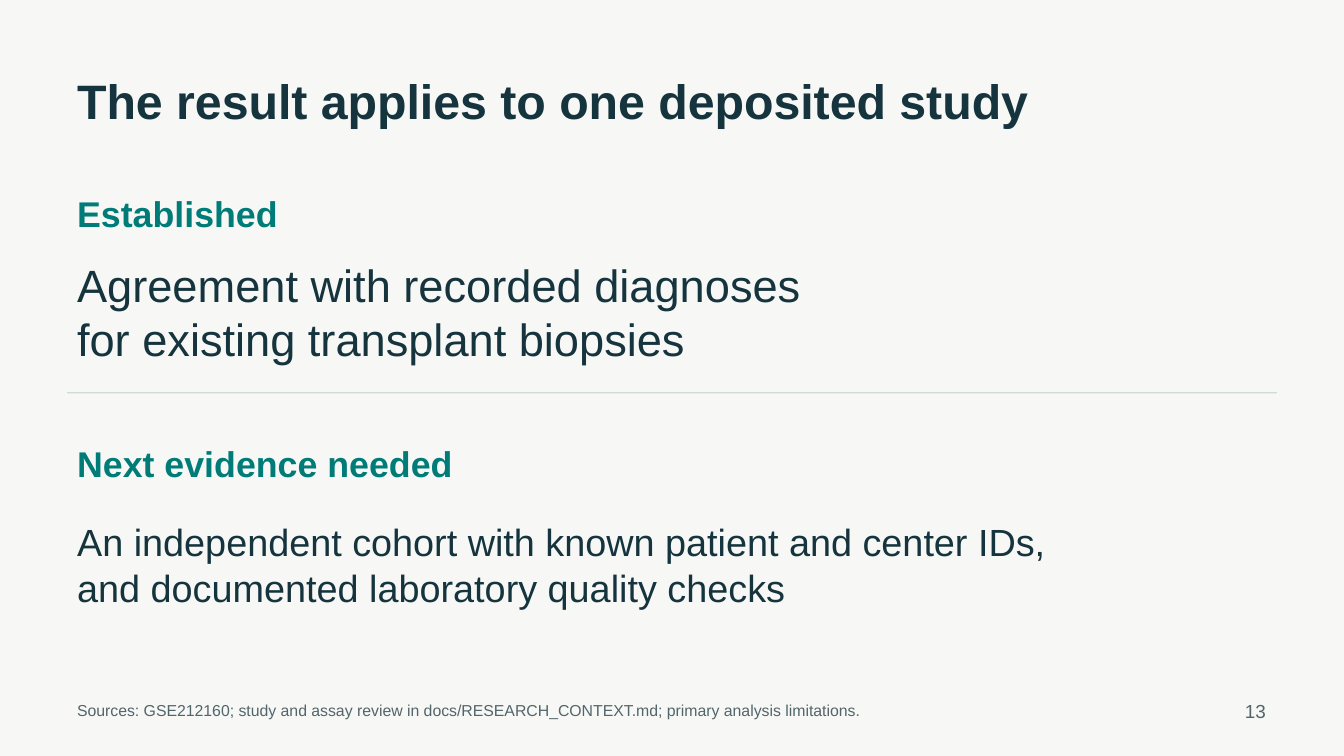
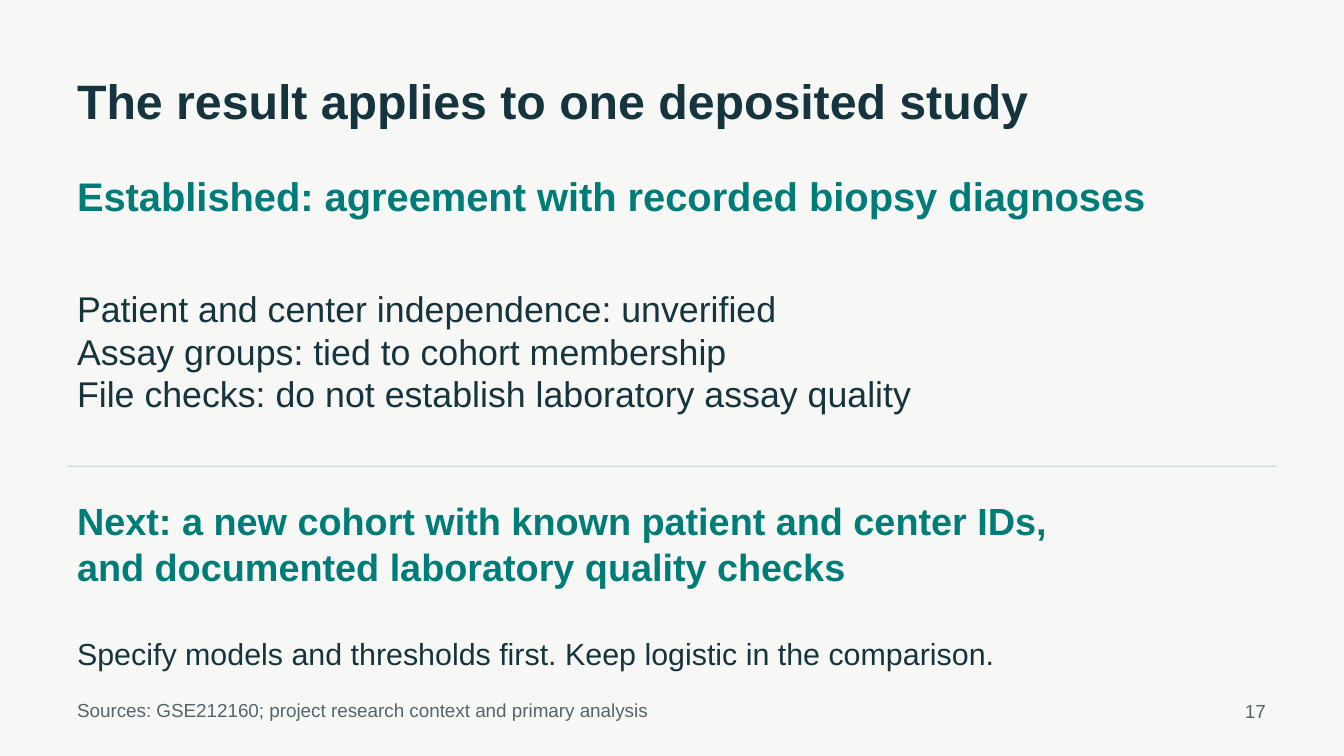
Before and after one commit to ca34525/Kidney-Biopsy-Rejection-Classifier, a slide deck: slide 17 of presentation/unos_kidney_biopsy.pptx (slide 13 before the commit). Drawn at 1344x756 pixels with LibreOffice and Linux fonts; fonts in the diff are those of the drawing. Boxes give left, top, right and bottom in pixels: in the first picture for what was removed or moved away, otherwise in the second. Text is boxed around its words. In the diff, an @@ line names an element or a change of style, - is before the commit and + after.

Commit message:
Align presentation slides with the speaking script

```diff
--- a/presentation/unos_kidney_biopsy.pptx
+++ b/presentation/unos_kidney_biopsy.pptx
@@ text at [77, 182, 1145, 219]: text changed; size 25.5 to 28.5 pt @@
-Established
+Established: agreement with recorded biopsy diagnoses
@@ text at [77, 296, 911, 415]: text changed; size 32.2 to 25.5 pt @@
-Agreement with recorded diagnoses
-for existing transplant biopsies
+Patient and center independence: unverified
+Assay groups: tied to cohort membership
+File checks: do not establish laboratory assay quality
@@ line moved from (68, 393) - (1277, 393) to (68, 466) - (1277, 466) @@
@@ text removed at [77, 451, 452, 478] @@
-Next evidence needed
@@ text "Next: a new cohort with ...": place and size @@
-text "Next: a new cohort with ..." at [77, 528, 1045, 609]
+text "Next: a new cohort with ..." at [77, 507, 1046, 588]
@@ text at [77, 507, 1046, 543]: text changed; text colour #16343E to #007C78; bold on @@
-An independent cohort with known patient and center IDs,
+Next: a new cohort with known patient and center IDs,
@@ text at [77, 553, 845, 588]: text colour #16343E to #007C78, bold on in "and documented laboratory quality checks" @@
@@ text added at [77, 643, 995, 671], 21.8 pt, text #16343E @@
+Specify models and thresholds first. Keep logistic in the comparison.
@@ text at [77, 703, 648, 721]: text changed; size 11.2 to 13.5 pt @@
-Sources: GSE212160; study and assay review in docs/RESEARCH_CONTEXT.md; primary analysis limitations.
+Sources: GSE212160; project research context and primary analysis
@@ text at [1245, 705, 1266, 718]: text changed @@
-13
+17
```
Also in this commit, not shown: 15 other slides changed, 8 slides added, 4 slides removed, 42 other files.
